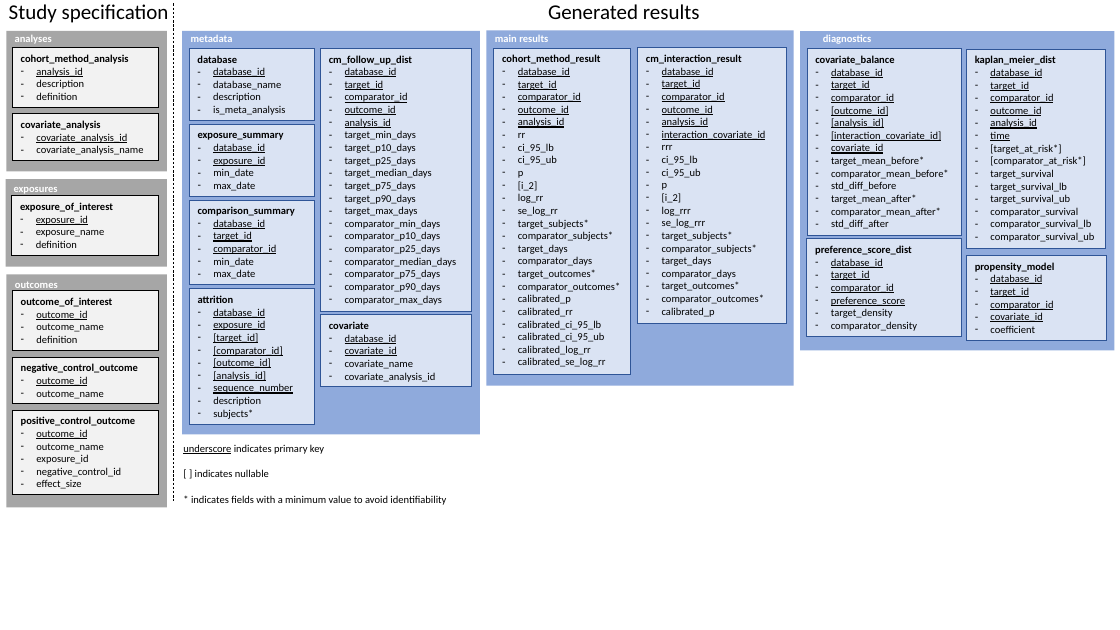
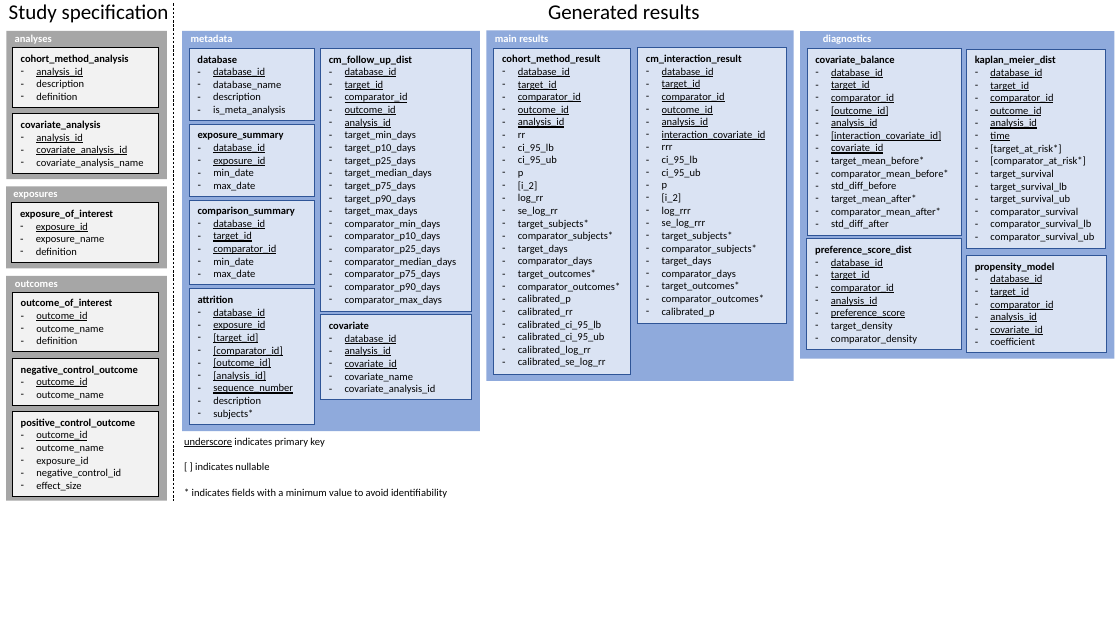
Before and after one commit to OHDSI/SkeletonComparativeEffectStudy, a slide deck: slide 1 of vignettes/DataModel.pptx. Drawn at 1120x630 pixels with LibreOffice and Linux fonts; fonts in the diff are those of the drawing. Boxes give left, top, right and bottom in pixels: in the first picture for what was removed or moved away, otherwise in the second. Text is boxed around its words. In the diff, an @@ line names an element or a change of style, - is before the commit and + after.

Commit message:
Adding propensity model tab to Shiny app. Adding analysis_id to covariate_analysis, covariate, preference_score_dist, and propensity_model tables. Fixes 7.

```diff
--- a/vignettes/DataModel.pptx
+++ b/vignettes/DataModel.pptx
@@ rectangle: place and size @@
-rectangle at bbox=[7, 31, 167, 171]
+rectangle at bbox=[7, 31, 167, 180]
@@ rectangle: place and size @@
-rectangle at bbox=[486, 30, 794, 386]
+rectangle at bbox=[486, 30, 794, 381]
@@ rectangle: place and size @@
-rectangle at bbox=[801, 31, 1115, 350]
+rectangle at bbox=[801, 31, 1115, 359]
@@ rectangle "covariate_analysis": place and size @@
-rectangle "covariate_analysis" at bbox=[13, 113, 159, 160]
+rectangle "covariate_analysis" at bbox=[13, 113, 159, 173]
@@ text in rectangle at bbox=[831, 118, 877, 128]: text changed @@
-– [analysis_id]
+– analysis_id
@@ text in rectangle at bbox=[36, 133, 82, 143]: paragraph added @@
+– analysis_id
@@ text "exposures": place and size @@
-text "exposures" at bbox=[14, 187, 58, 196]
+text "exposures" at bbox=[13, 192, 57, 199]
@@ rectangle: place and size @@
-rectangle at bbox=[6, 179, 167, 266]
+rectangle at bbox=[6, 187, 166, 269]
@@ rectangle "exposure_of_interest": place and size @@
-rectangle "exposure_of_interest" at bbox=[12, 196, 158, 255]
+rectangle "exposure_of_interest" at bbox=[12, 203, 158, 263]
@@ rectangle "preference_score_dist": place and size @@
-rectangle "preference_score_dist" at bbox=[807, 239, 962, 337]
+rectangle "preference_score_dist" at bbox=[807, 239, 962, 350]
@@ rectangle "propensity_model": place and size @@
-rectangle "propensity_model" at bbox=[967, 255, 1107, 340]
+rectangle "propensity_model" at bbox=[967, 255, 1107, 353]
@@ rectangle: place and size @@
-rectangle at bbox=[7, 275, 167, 507]
+rectangle at bbox=[6, 276, 166, 501]
@@ text "outcomes": place and size @@
-text "outcomes" at bbox=[15, 281, 58, 291]
+text "outcomes" at bbox=[15, 280, 58, 287]
@@ text in rectangle at bbox=[831, 296, 877, 306]: paragraph added @@
+– analysis_id
@@ rectangle "covariate": place and size @@
-rectangle "covariate" at bbox=[321, 315, 471, 387]
+rectangle "covariate" at bbox=[321, 315, 471, 400]
@@ text in rectangle at bbox=[990, 312, 1036, 322]: paragraph added @@
+– analysis_id
@@ text in rectangle at bbox=[345, 346, 391, 356]: paragraph added @@
+– analysis_id
@@ text "underscore indicates primary key": place and size @@
-text "underscore indicates primary key" at bbox=[183, 444, 446, 505]
+text "underscore indicates primary key" at bbox=[184, 437, 447, 498]
```
Also in this commit, not shown: 9 other files.
